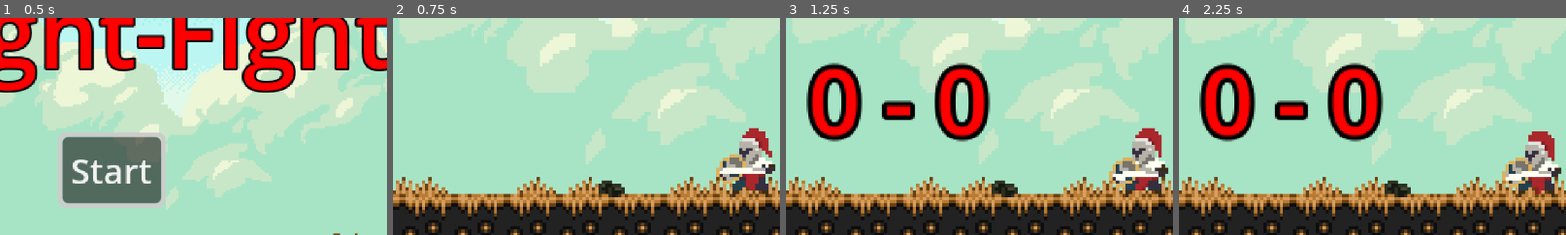
Above: before the commit, frames 1-4 (left to right).
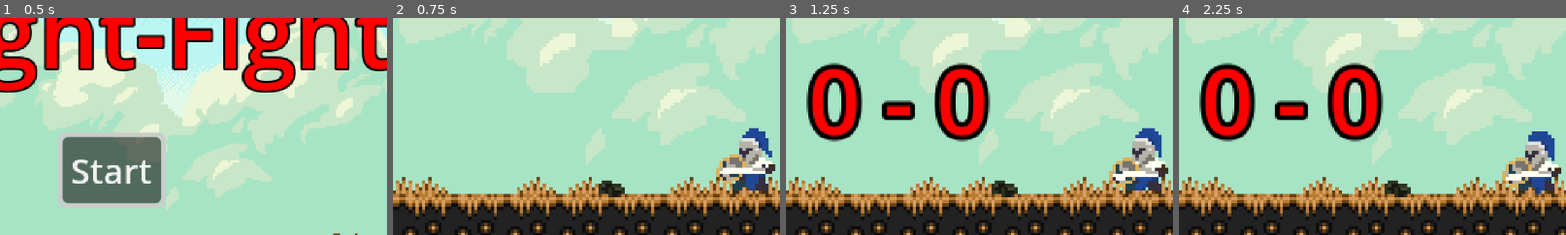
Above: after the commit, the same moments.

Repository: agottschalk/knight-fight
Game: Godot game, scene res://scenes/title_screen.tscn
The game is run twice, just before and just after one commit, with the same random seed, the same clock (stepped at 60 frames per second) and the same inputs.
Inputs:
- Up to frame 1 (0.5 s): no input
- Up to frame 2 (0.75 s): click "Start" at 0.5 s
- Up to frame 3 (1.25 s): no input
- Up to frame 4 (2.25 s): no input
The pictures show only the part of the screen within x 35-85%, y 28-78%; the shares and areas given below are measured in that part.

Frame 1 is identical in both runs. In frame 2, 0.7% of the frame differs, in the area x 90-98%, y 50-80%; in frame 3, 0.7%; in frame 4, 0.8%, in the area x 90-98%, y 52-82%.

Commit message:
basic palette swap shader

Diff:
--- a/player_sprite.gdshader
+++ b/player_sprite.gdshader
@@ -1,4 +1,9 @@
 shader_type canvas_item;
+
+global uniform vec4 tassle;
+global uniform vec4 tassle_shadow;
+instance uniform vec4 new_tassle : source_color = vec4(0.402, 0.02, 0.025, 1.0);
+instance uniform vec4 new_shadow : source_color = vec4(0.242, 0.014, 0.017, 1.0);
 
 varying vec4 modulate_color;
 
@@ -8,5 +13,10 @@
 
 void fragment() {
 	vec4 pixel_color = texture(TEXTURE, UV);
+	if(distance(pixel_color, tassle) < 0.0001){
+		pixel_color = new_tassle;
+	}else if(distance(pixel_color, tassle_shadow) < 0.0001){
+		pixel_color = new_shadow;
+	}
 	COLOR = modulate_color * pixel_color;
 }
--- a/project.godot
+++ b/project.godot
@@ -14,6 +14,11 @@
 run/main_scene="uid://dtxprinxevrmt"
 config/features=PackedStringArray("4.5", "Forward Plus")
 config/icon="uid://b0wcqka0rywvs"
+
+[autoload]
+
+PlayerStateEnums="*res://scripts/player state machine/player_state_enums.gd"
+ColorPalettes="*res://scripts/ColorPalettes.gd"
 
 [display]
 
@@ -105,3 +110,14 @@
 [rendering]
 
 textures/canvas_textures/default_texture_filter=0
+
+[shader_globals]
+
+tassle={
+"type": "color",
+"value": Color(0.6666667, 0.15294118, 0.17254902, 1)
+}
+tassle_shadow={
+"type": "color",
+"value": Color(0.5294118, 0.12156863, 0.13725491, 1)
+}
--- a/scenes/knight_prefab.tscn
+++ b/scenes/knight_prefab.tscn
@@ -119,6 +119,8 @@
 
 [node name="AnimatedSprite2D" type="AnimatedSprite2D" parent="."]
 material = SubResource("ShaderMaterial_yvuf7")
+instance_shader_parameters/new_shadow = Color(0.5294118, 0.12156863, 0.13725491, 1)
+instance_shader_parameters/new_tassle = Color(0.6666667, 0.15294118, 0.17254902, 1)
 sprite_frames = ExtResource("3_q40kv")
 animation = &"Shield"
 metadata/_edit_lock_ = true
--- /dev/null
+++ b/scripts/ColorPalettes.gd
@@ -0,0 +1,5 @@
+extends Node
+
+
+const P1 = [Color("aa272cff"), Color("871f23ff")]
+const P2 = [Color("204796ff"), Color("193978ff")]
--- a/scripts/Player.gd
+++ b/scripts/Player.gd
@@ -71,8 +71,15 @@
 	bar.visible = false
 	attackbox.set_deferred(&"disabled", true)
 
-	if player_num == 0:
-		push_warning("Player number not set for %s" % self)
+	match player_num:
+		1:
+			anim.set_instance_shader_parameter("new_tassle",ColorPalettes.P1[0])
+			anim.set_instance_shader_parameter("new_shadow",ColorPalettes.P1[1])
+		2:
+			anim.set_instance_shader_parameter("new_tassle",ColorPalettes.P2[0])
+			anim.set_instance_shader_parameter("new_shadow",ColorPalettes.P2[1])
+		_:
+			push_warning("Player number not set for %s" % self)
 
 	if weapon_effect:
 		_weapon_effect = weapon_effect.instantiate()
--- /dev/null
+++ b/scripts/player state machine/player_state_enums.gd
@@ -0,0 +1,3 @@
+extends Node
+
+enum States {BACKDASH, DASH, DASH_END, GUARD, HIT, IDLE, WAITING, WINDUP}
Not shown, added: scripts/ColorPalettes.gd.uid
Not shown, added: scripts/player state machine/player_state_enums.gd.uid
